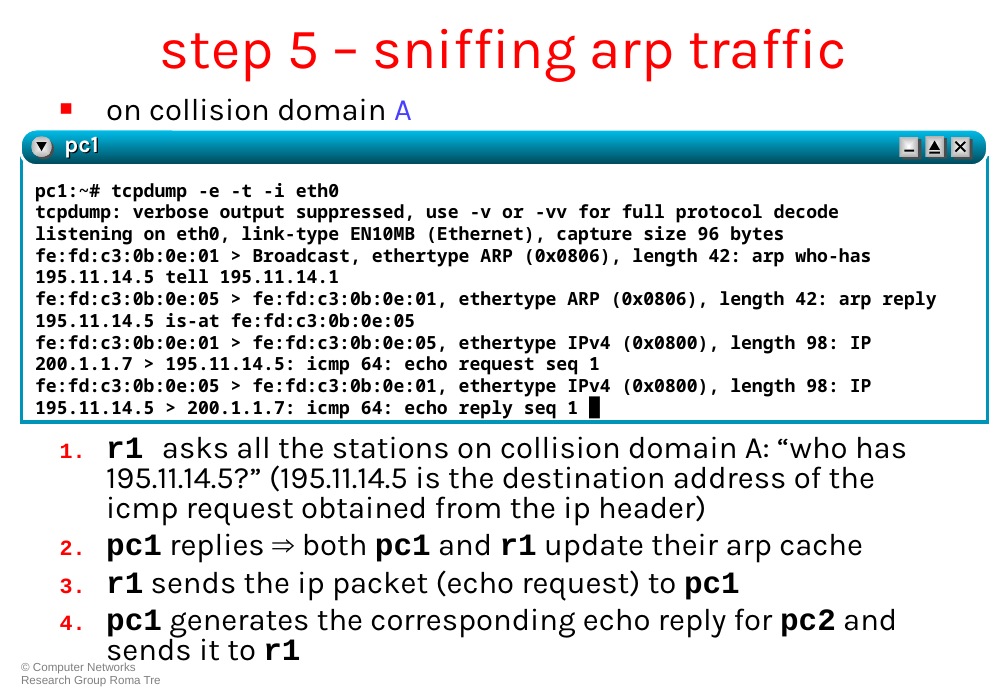
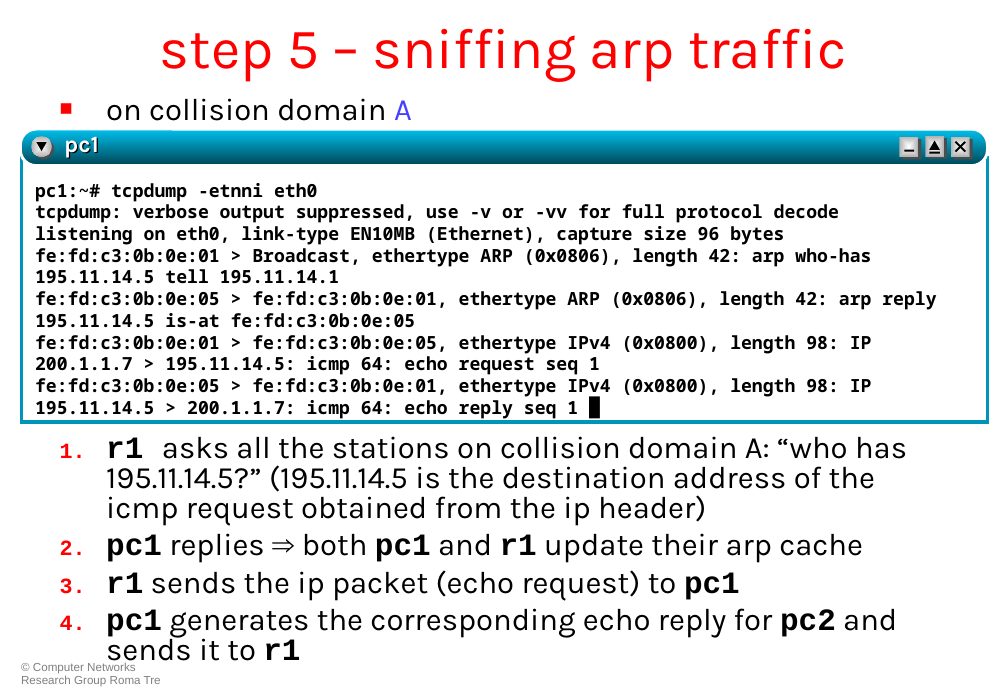
Before and after one commit to KatharaFramework/Kathara-Labs, a slide deck: slide 20 of Basic Topics/ARP/005-kathara-lab_arp.ppt. Drawn at 1008x698 pixels with LibreOffice and Linux fonts; fonts in the diff are those of the drawing. Boxes give left, top, right and bottom in pixels: in the first picture for what was removed or moved away, otherwise in the second. Text is boxed around its words. In the diff, an @@ line names an element or a change of style, - is before the commit and + after.

Commit message:
upload arp slides with new tcpdump command

```diff
--- a/Basic Topics/ARP/005-kathara-lab_arp.ppt
+++ b/Basic Topics/ARP/005-kathara-lab_arp.ppt
@@ text at (35, 183, 317, 202): text changed @@
-pc1:~# tcpdump -e -t -i eth0
+pc1:~# tcpdump -etnni eth0
```
Also in this commit, not shown: 4 other slides changed, 1 other file.
